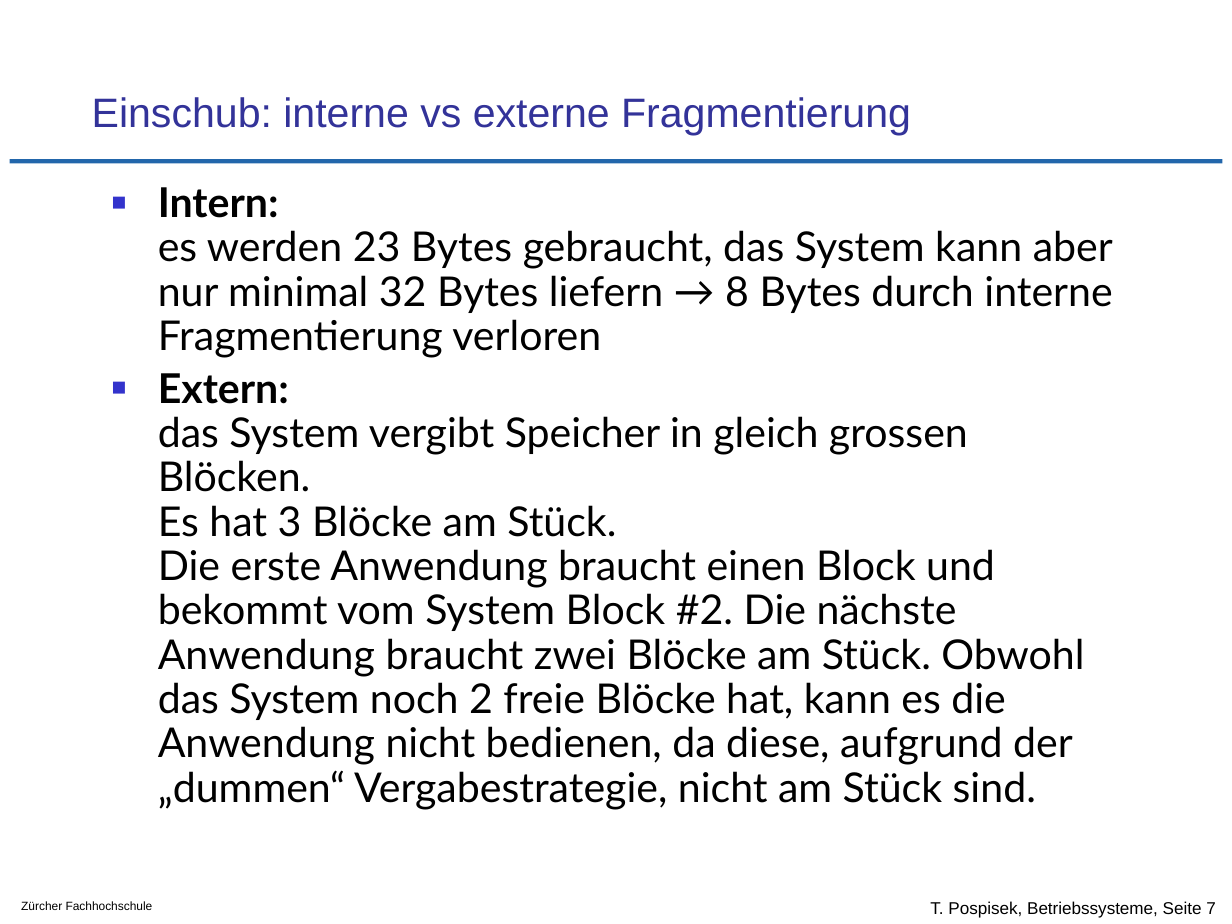
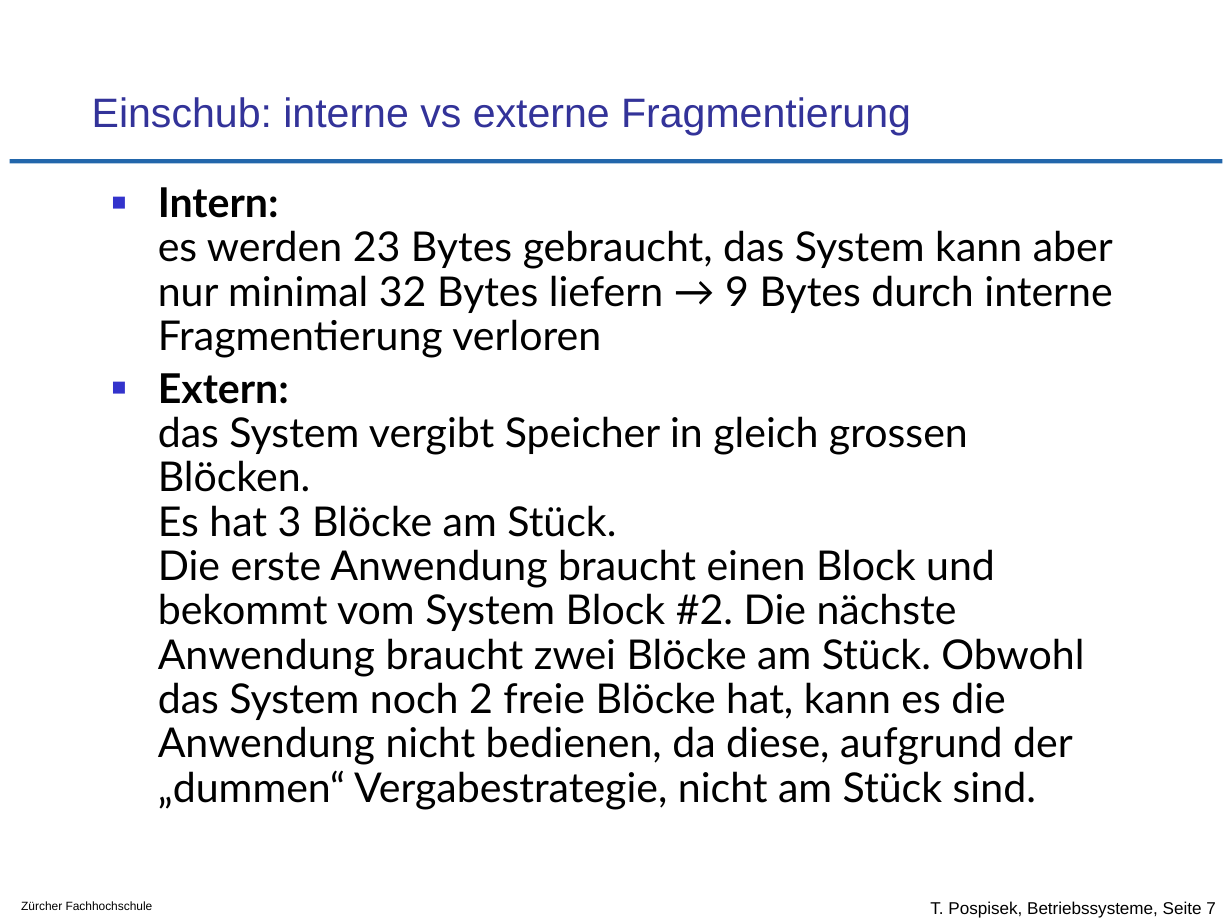
Before and after one commit to tpo/betriebssysteme, a slide deck: slide 7 of 11_Speicherverwaltung_Strategien.odp. Drawn at 1232x924 pixels with LibreOffice and Linux fonts; fonts in the diff are those of the drawing; background and template pictures are left out. Boxes give left, top, right and bottom in pixels: in the first picture for what was removed or moved away, otherwise in the second. Text is boxed around its words. In the diff, an @@ line names an element or a change of style, - is before the commit and + after.

Commit message:
32 - 23 = 9

```diff
--- a/11_Speicherverwaltung_Strategien.odp
+++ b/11_Speicherverwaltung_Strategien.odp
@@ text at (158, 187, 1113, 358): text changed @@
-■ Intern:
-  es werden 23 Bytes gebraucht, das System kann aber nur minimal 32 Bytes liefern → 8 Bytes durch interne Fragmentierung verloren
+■ Intern:
+  es werden 23 Bytes gebraucht, das System kann aber nur minimal 32 Bytes liefern → 9 Bytes durch interne Fragmentierung verloren
```
